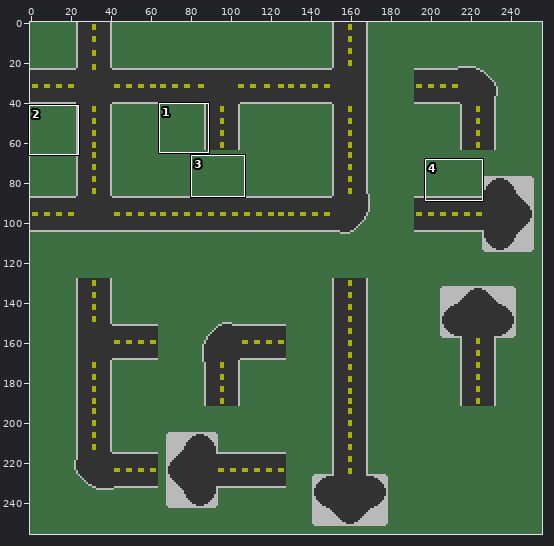
File history of a sprite sheet, Assets/TEST_ATLAS_TWO-export.png. Above, an overview of the earlier version with the close-up marked.
Close-up. Before:
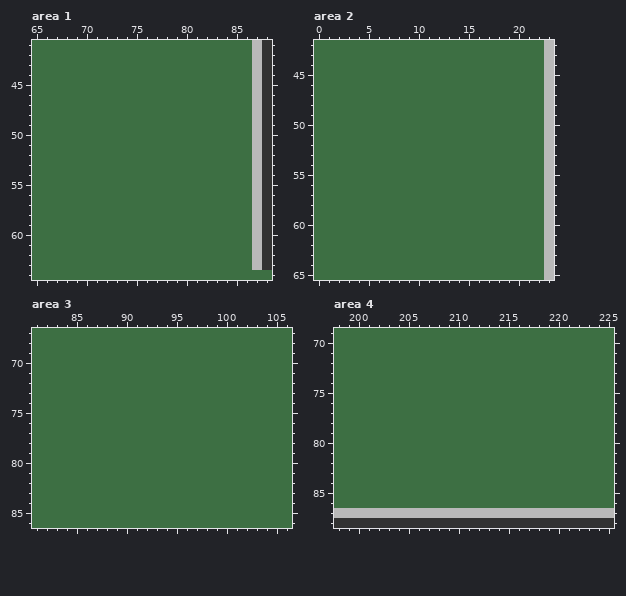
The file is 256x256 pixels. Colours within 5 levels of each other are drawn and written as one. Shown: area 1: x 65..88, y 41..64; area 2: x 0..23, y 42..65; area 3: x 81..106, y 67..86; area 4: x 198..225, y 69..88. The commit also changed other parts of the picture, which this record leaves out.
The same view after the edit:
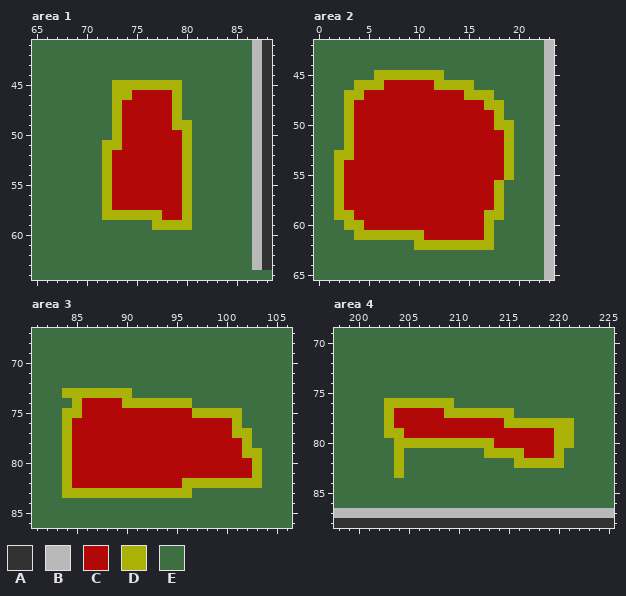
Palette (. is transparent): A #323232  B #b9b9b9  C #b20808  D #aab208  E #3d6f43
What changed:
--- area 1
@@ x 70..82 @@
 44 EEEEEEEEEEEEE
-45 EEEEEEEEEEEEE
-46 EEEEEEEEEEEEE
-47 EEEEEEEEEEEEE
-48 EEEEEEEEEEEEE
-49 EEEEEEEEEEEEE
-50 EEEEEEEEEEEEE
-51 EEEEEEEEEEEEE
-52 EEEEEEEEEEEEE
-53 EEEEEEEEEEEEE
-54 EEEEEEEEEEEEE
-55 EEEEEEEEEEEEE
-56 EEEEEEEEEEEEE
-57 EEEEEEEEEEEEE
-58 EEEEEEEEEEEEE
-59 EEEEEEEEEEEEE
+45 EEEDDDDDDDEEE
+46 EEEDDCCCCDEEE
+47 EEEDCCCCCDEEE
+48 EEEDCCCCCDEEE
+49 EEEDCCCCCDDEE
+50 EEEDCCCCCCDEE
+51 EEDDCCCCCCDEE
+52 EEDCCCCCCCDEE
+53 EEDCCCCCCCDEE
+54 EEDCCCCCCCDEE
+55 EEDCCCCCCCDEE
+56 EEDCCCCCCCDEE
+57 EEDCCCCCCCDEE
+58 EEDDDDDDCCDEE
+59 EEEEEEEDDDDEE
 60 EEEEEEEEEEEEE
--- area 2
@@ x 0..23 @@
 44 EEEEEEEEEEEEEEEEEEEEEEEB
-45 EEEEEEEEEEEEEEEEEEEEEEEB
-46 EEEEEEEEEEEEEEEEEEEEEEEB
-47 EEEEEEEEEEEEEEEEEEEEEEEB
-48 EEEEEEEEEEEEEEEEEEEEEEEB
-49 EEEEEEEEEEEEEEEEEEEEEEEB
-50 EEEEEEEEEEEEEEEEEEEEEEEB
-51 EEEEEEEEEEEEEEEEEEEEEEEB
-52 EEEEEEEEEEEEEEEEEEEEEEEB
-53 EEEEEEEEEEEEEEEEEEEEEEEB
-54 EEEEEEEEEEEEEEEEEEEEEEEB
-55 EEEEEEEEEEEEEEEEEEEEEEEB
-56 EEEEEEEEEEEEEEEEEEEEEEEB
-57 EEEEEEEEEEEEEEEEEEEEEEEB
-58 EEEEEEEEEEEEEEEEEEEEEEEB
-59 EEEEEEEEEEEEEEEEEEEEEEEB
-60 EEEEEEEEEEEEEEEEEEEEEEEB
-61 EEEEEEEEEEEEEEEEEEEEEEEB
-62 EEEEEEEEEEEEEEEEEEEEEEEB
+45 EEEEEEDDDDDDDEEEEEEEEEEB
+46 EEEEDDDCCCCCDDDDEEEEEEEB
+47 EEEDDCCCCCCCCCCDDDEEEEEB
+48 EEEDCCCCCCCCCCCCCDDEEEEB
+49 EEEDCCCCCCCCCCCCCCDEEEEB
+50 EEEDCCCCCCCCCCCCCCDDEEEB
+51 EEEDCCCCCCCCCCCCCCCDEEEB
+52 EEEDCCCCCCCCCCCCCCCDEEEB
+53 EEDDCCCCCCCCCCCCCCCDEEEB
+54 EEDCCCCCCCCCCCCCCCCDEEEB
+55 EEDCCCCCCCCCCCCCCCCDEEEB
+56 EEDCCCCCCCCCCCCCCCDEEEEB
+57 EEDCCCCCCCCCCCCCCCDEEEEB
+58 EEDCCCCCCCCCCCCCCCDEEEEB
+59 EEDDCCCCCCCCCCCCCDDEEEEB
+60 EEEDDCCCCCCCCCCCCDEEEEEB
+61 EEEEDDDDDDDCCCCCCDEEEEEB
+62 EEEEEEEEEEDDDDDDDDEEEEEB
 63 EEEEEEEEEEEEEEEEEEEEEEEB
--- area 3
@@ x 81..106 @@
 72 EEEEEEEEEEEEEEEEEEEEEEEEEE
-73 EEEEEEEEEEEEEEEEEEEEEEEEEE
-74 EEEEEEEEEEEEEEEEEEEEEEEEEE
-75 EEEEEEEEEEEEEEEEEEEEEEEEEE
-76 EEEEEEEEEEEEEEEEEEEEEEEEEE
-77 EEEEEEEEEEEEEEEEEEEEEEEEEE
-78 EEEEEEEEEEEEEEEEEEEEEEEEEE
-79 EEEEEEEEEEEEEEEEEEEEEEEEEE
-80 EEEEEEEEEEEEEEEEEEEEEEEEEE
-81 EEEEEEEEEEEEEEEEEEEEEEEEEE
-82 EEEEEEEEEEEEEEEEEEEEEEEEEE
-83 EEEEEEEEEEEEEEEEEEEEEEEEEE
+73 EEEDDDDDDDEEEEEEEEEEEEEEEE
+74 EEEEDCCCCDDDDDDDEEEEEEEEEE
+75 EEEDDCCCCCCCCCCCDDDDDEEEEE
+76 EEEDCCCCCCCCCCCCCCCCDEEEEE
+77 EEEDCCCCCCCCCCCCCCCCDDEEEE
+78 EEEDCCCCCCCCCCCCCCCCCDEEEE
+79 EEEDCCCCCCCCCCCCCCCCCDDEEE
+80 EEEDCCCCCCCCCCCCCCCCCCDEEE
+81 EEEDCCCCCCCCCCCCCCCCCCDEEE
+82 EEEDCCCCCCCCCCCDDDDDDDDEEE
+83 EEEDDDDDDDDDDDDDEEEEEEEEEE
 84 EEEEEEEEEEEEEEEEEEEEEEEEEE
--- area 4
@@ x 198..225 @@
 75 EEEEEEEEEEEEEEEEEEEEEEEEEEEE
-76 EEEEEEEEEEEEEEEEEEEEEEEEEEEE
-77 EEEEEEEEEEEEEEEEEEEEEEEEEEEE
-78 EEEEEEEEEEEEEEEEEEEEEEEEEEEE
-79 EEEEEEEEEEEEEEEEEEEEEEEEEEEE
-80 EEEEEEEEEEEEEEEEEEEEEEEEEEEE
-81 EEEEEEEEEEEEEEEEEEEEEEEEEEEE
-82 EEEEEEEEEEEEEEEEEEEEEEEEEEEE
-83 EEEEEEEEEEEEEEEEEEEEEEEEEEEE
+76 EEEEEDDDDDDDEEEEEEEEEEEEEEEE
+77 EEEEEDCCCCCDDDDDDDEEEEEEEEEE
+78 EEEEEDCCCCCCCCCCCDDDDDDDEEEE
+79 EEEEEDDCCCCCCCCCCCCCCCDDEEEE
+80 EEEEEEDDDDDDDDDDCCCCCCDDEEEE
+81 EEEEEEDEEEEEEEEDDDDCCCDEEEEE
+82 EEEEEEDEEEEEEEEEEEDDDDDEEEEE
+83 EEEEEEDEEEEEEEEEEEEEEEEEEEEE
 84 EEEEEEEEEEEEEEEEEEEEEEEEEEEE
